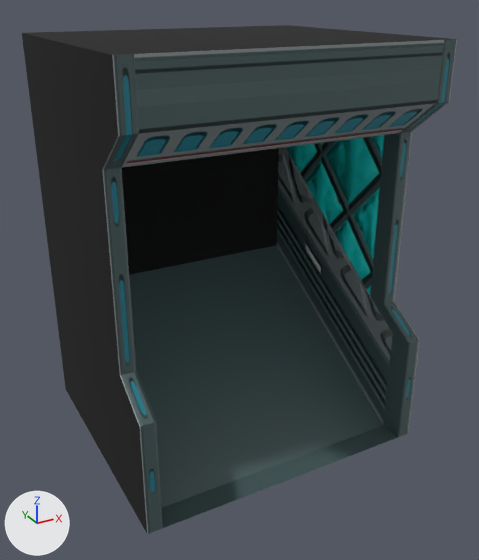
The FBX model OMH_Proto/Assets/[Project]/Visuals/ENV/ENV_Decor/ENV_Static/ENV_Structures_Wall/Holes/WallHoleStairs.fbx: old version first, new version second.
One viewpoint serves both versions: a 50 mm lens placed at (8.16, -21.09, 4.39), pointed at (11.14, -15.67, 1.68). The lights are fixed; the arrows at lower left show +X, +Y and +Z. Where no turn or scale is listed for an object, it has been applied to the vertices.
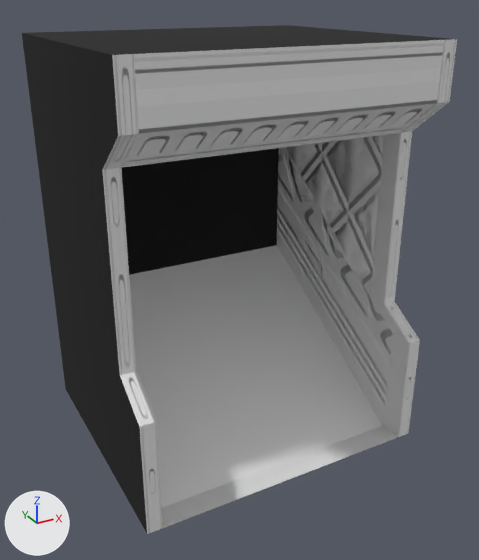
The newer file is also turned or shifted as a whole; pictures and numbers use the older file's frame.

Edits to the bpy script that builds the scene:
```text
Change mat_trimsheetwall:
    where n2 = _N.new('ShaderNodeTexImage'); n2.name = 'Image Texture'
    remove n3 = _N.new('ShaderNodeTexImage'); n3.name = 'Image Texture.001'
    remove n3.image = img_trimsheetmurnormal_png
    n2.image: img_trimsheetmurcolor_png -> img_trimsheetmurnormal_png
    where n0 = _N.new('ShaderNodeBsdfPrincipled'); n0.name = 'Principled BSDF'
    where n4 = _N.new('ShaderNodeNormalMap'); n4.name = 'Normal Map'
    remove _L.new(n2.outputs[0], n0.inputs[0])  # 'Color' to 'Base Color'
    remove _L.new(n3.outputs[0], n4.inputs[1])  # 'Color' to 'Color'
    add _L.new(n2.outputs[0], n4.inputs[1])  # 'Color' to 'Color'
```

Location of each change, (x1, y1, x2, y2) in pixels of the pictures (479 x 560 px):
'Cube.032', surface changed
    both: (99, 37, 457, 534)
